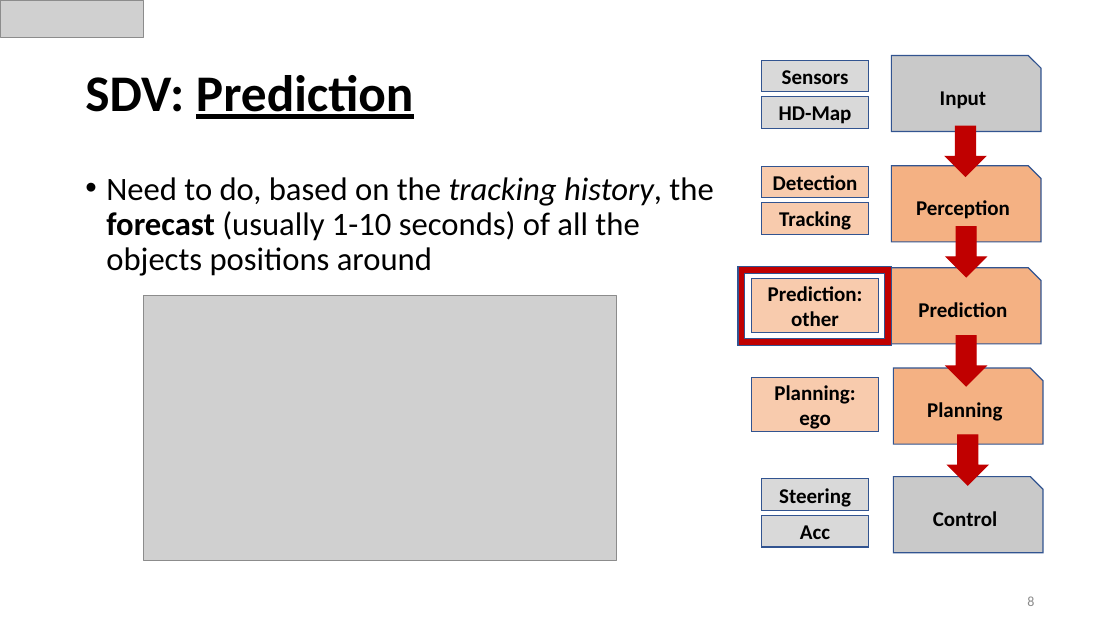
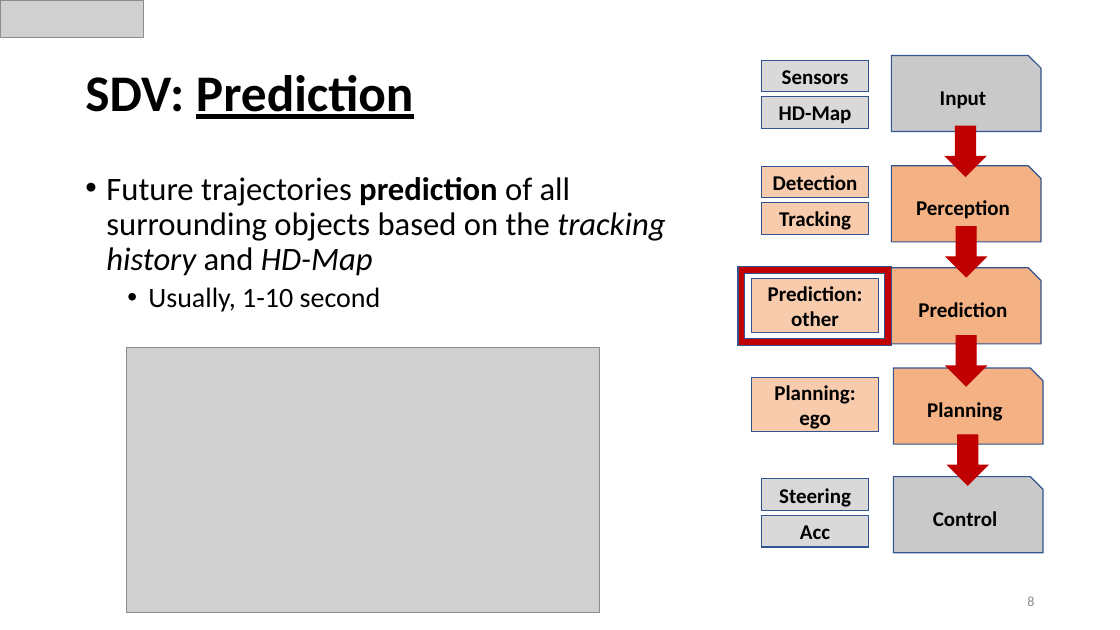
Before and after one commit to papermsucode/sirius2021tp, a slide deck: slide 8 of Presentations/Sirius_TP.pptx. Drawn at 1120x630 pixels with LibreOffice and Linux fonts; fonts in the diff are those of the drawing; grey boxes stand for pictures. Boxes give left, top, right and bottom in pixels: in the first picture for what was removed or moved away, otherwise in the second. Text is boxed around its words. In the diff, an @@ line names an element or a change of style, - is before the commit and + after.

```diff
--- a/Presentations/Sirius_TP.pptx
+++ b/Presentations/Sirius_TP.pptx
@@ text at [106, 177, 665, 312]: text changed @@
-• Need to do, based on the tracking history, the forecast (usually 1-10 seconds) of all the objects positions around
+• Future trajectories prediction of all surrounding objects based on the tracking history and HD-Map
+  • Usually, 1-10 second
@@ picture: place and size @@
-picture at [144, 296, 617, 560]
+picture at [127, 348, 600, 613]
```
Also in this commit, not shown: 10 other slides changed, 6 slides added, 1 slide removed.
